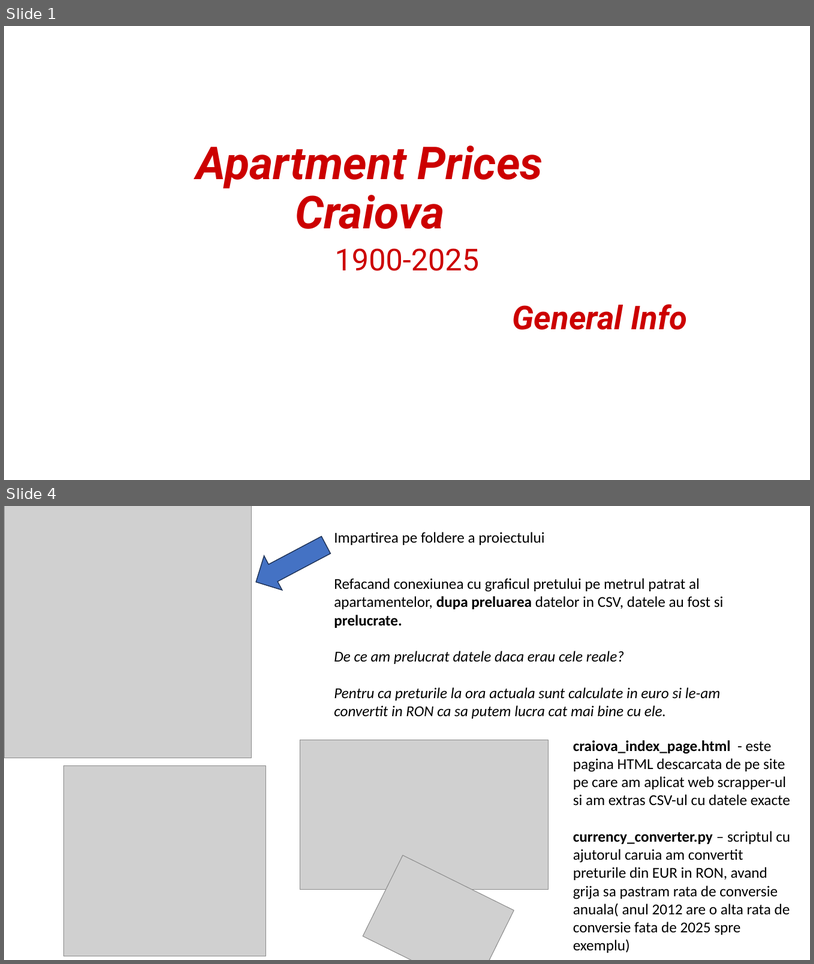
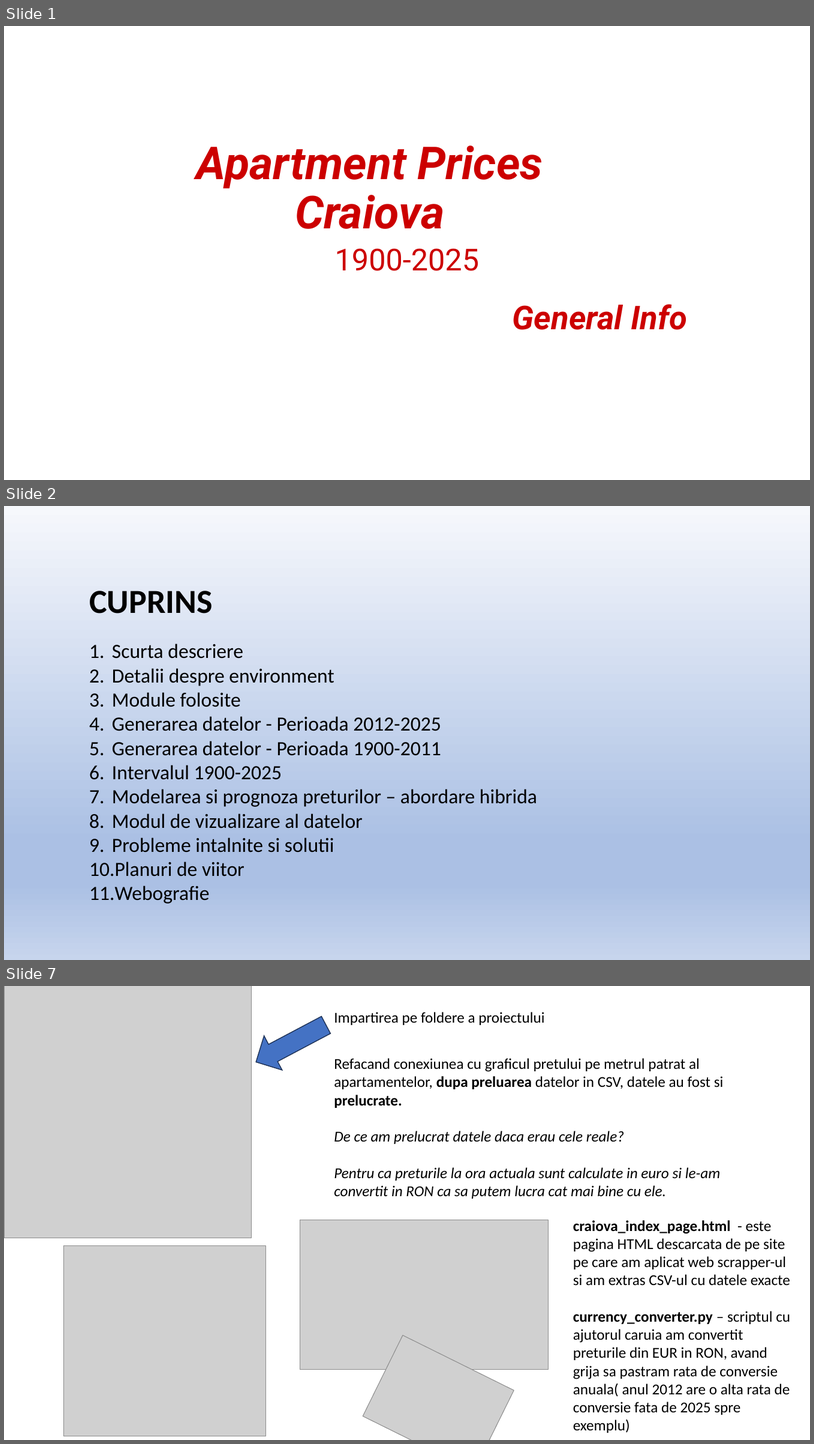
Before and after one commit to andrei-necsulea/Apartment_Prices_Prediction, a slide deck: Apartment_Prices_Craiova.pptx. Shown one above the other, each under a label of ours: slides 1 and 4 before the commit, slides 1, 2 and 7 after it; the slides between them are not shown. The pictures are 814x964 and 814x1444 pixels, drawn with LibreOffice and Linux fonts; fonts in the diff are those of the drawing; grey boxes stand for pictures; background and template pictures are left out. Boxes give left, top, right and bottom in pixels: in the first picture for what was removed or moved away, otherwise in the second. Text is boxed around its words. In the diff, an @@ line names an element or a change of style, - is before the commit and + after.

```diff
--- a/Apartment_Prices_Craiova.pptx
+++ b/Apartment_Prices_Craiova.pptx
@@ slide 2 added at [4,506,810,960], background gradient #F6F8FC to #ABC0E4 to #C7D5ED @@
@@ text added at [89,591,537,903], 24 pt, text #000000 @@
+CUPRINS
+1. Scurta descriere
+2. Detalii despre environment
+3. Module folosite
+4. Generarea datelor - Perioada 2012-2025
+5. Generarea datelor - Perioada 1900-2011
+6. Intervalul 1900-2025
+7. Modelarea si prognoza preturilor – abordare hibrida
+8. Modul de vizualizare al datelor
+9. Probleme intalnite si solutii
+10. Planuri de viitor
+11. Webografie
@@ what was slide 4 is now slide 7 @@
```
Also in this commit, not shown: 6 slides changed, 6 other slides added, 1 other file.
